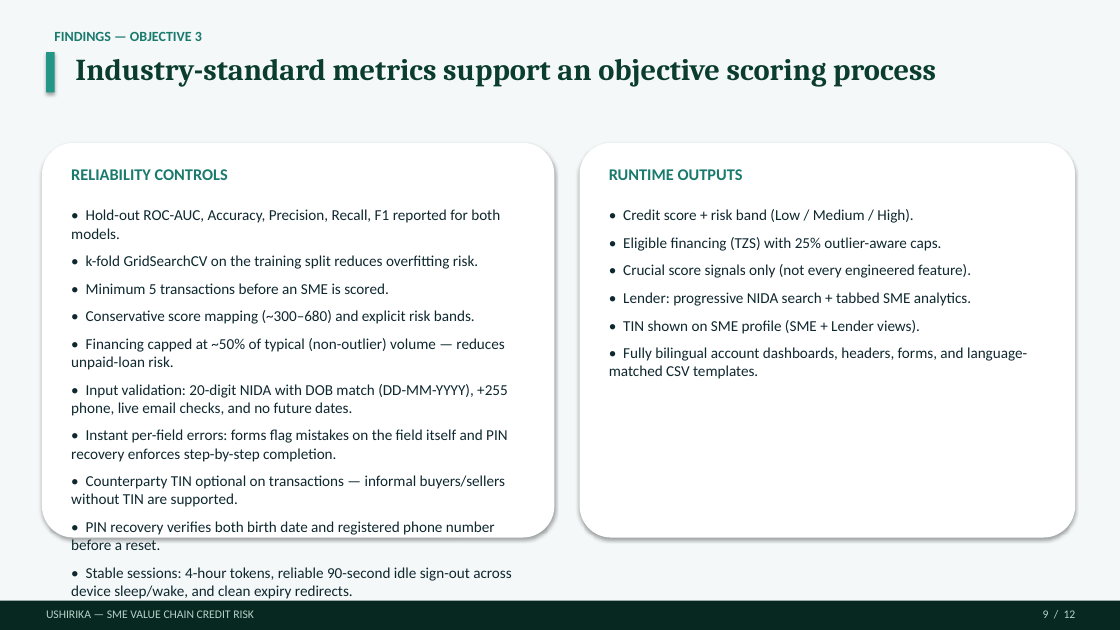
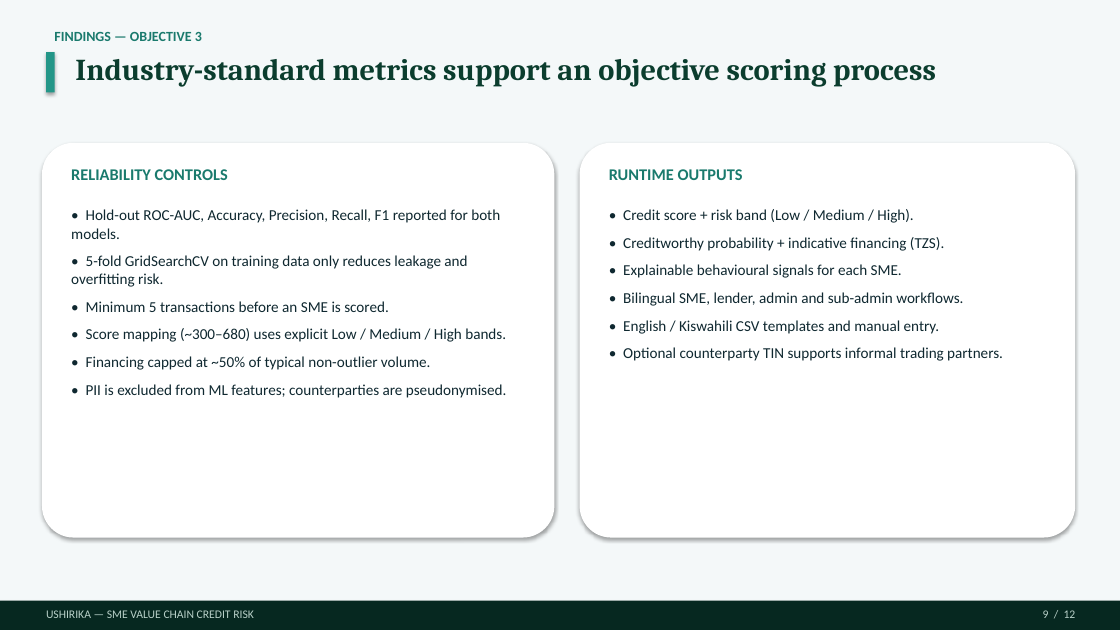
Before and after one commit to Dmmkuliku/ushirika-sme-credit, a slide deck: slide 9 of Presentation/Ushirika_Group15_Defence_Presentation.pptx. Drawn at 1120x630 pixels with LibreOffice and Linux fonts; fonts in the diff are those of the drawing. Boxes give left, top, right and bottom in pixels: in the first picture for what was removed or moved away, otherwise in the second. Text is boxed around its words. In the diff, an @@ line names an element or a change of style, - is before the commit and + after.

```diff
--- a/Presentation/Ushirika_Group15_Defence_Presentation.pptx
+++ b/Presentation/Ushirika_Group15_Defence_Presentation.pptx
@@ text at box(623, 237, 1003, 361): text changed @@
-• Eligible financing (TZS) with 25% outlier-aware caps.
-• Crucial score signals only (not every engineered feature).
-• Lender: progressive NIDA search + tabbed SME analytics.
-• TIN shown on SME profile (SME + Lender views).
-• Fully bilingual account dashboards, headers, forms, and language-matched CSV templates.
+• Creditworthy probability + indicative financing (TZS).
+• Explainable behavioural signals for each SME.
+• Bilingual SME, lender, admin and sub-admin workflows.
+• English / Kiswahili CSV templates and manual entry.
+• Optional counterparty TIN supports informal trading partners.
@@ text at box(71, 255, 467, 287): text changed @@
-• k-fold GridSearchCV on the training split reduces overfitting risk.
+• 5-fold GridSearchCV on training data only reduces leakage and overfitting risk.
@@ text at box(86, 328, 506, 398): text changed @@
-• Conservative score mapping (~300–680) and explicit risk bands.
-• Financing capped at ~50% of typical (non-outlier) volume — reduces unpaid-loan risk.
-• Input validation: 20-digit NIDA with DOB match (DD-MM-YYYY), +255 phone, live email checks, and no future dates.
-• Instant per-field errors: forms flag mistakes on the field itself and PIN recovery enforces step-by-step completion.
-• Counterparty TIN optional on transactions — informal buyers/sellers without TIN are supported.
-• PIN recovery verifies both birth date and registered phone number before a reset.
-• Stable sessions: 4-hour tokens, reliable 90-second idle sign-out across device sleep/wake, and clean expiry redirects.
-• Technical Performance Report documents honesty of evaluation.
+• Score mapping (~300–680) uses explicit Low / Medium / High bands.
+• Financing capped at ~50% of typical non-outlier volume.
+• PII is excluded from ML features; counterparties are pseudonymised.
```
Also in this commit, not shown: 2 other slides changed, 3 other files.
